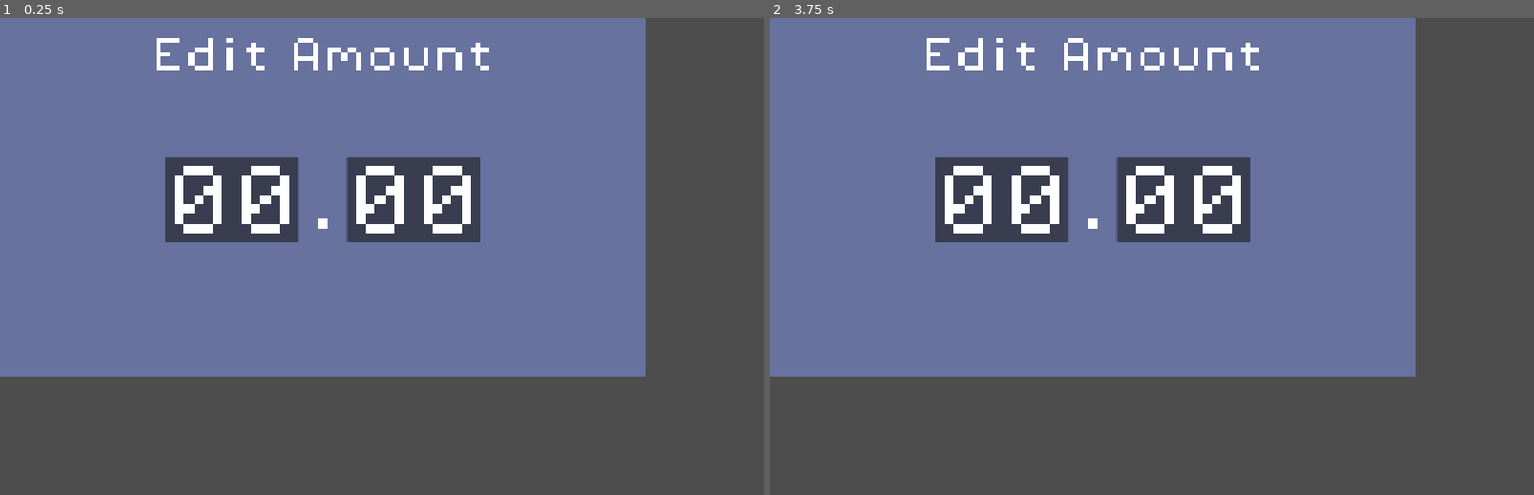
Above: before the commit, frames 1-2 (left to right).
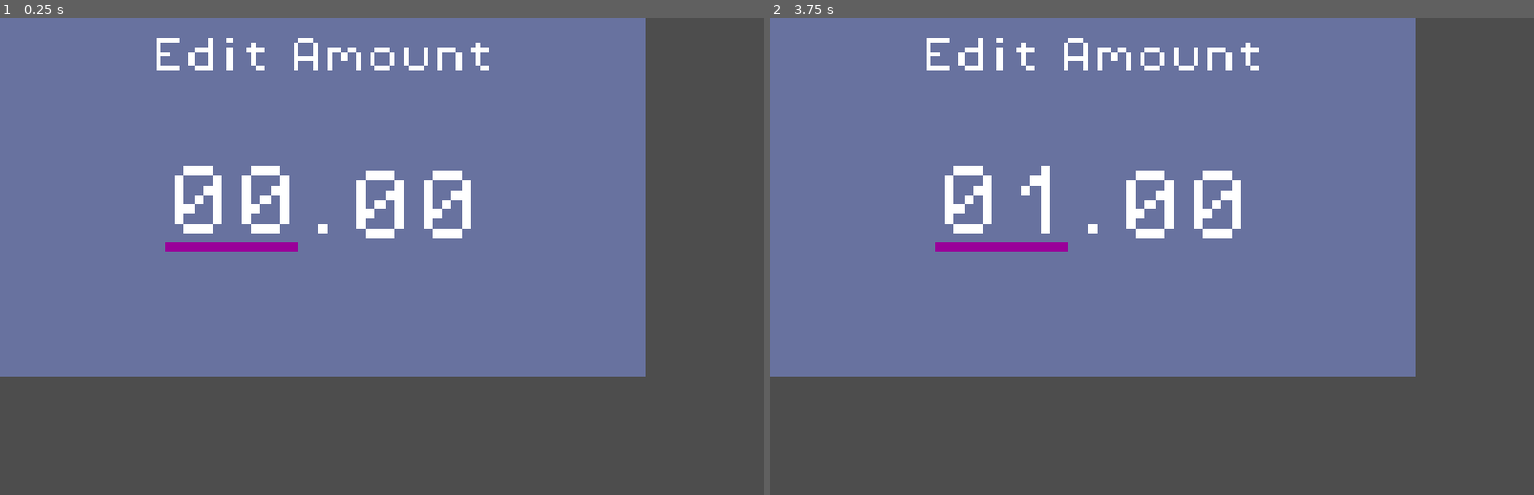
Above: after the commit, the same moments.

Repository: phrasmotica/budget-visualiser
Game: Godot game, scene res://scenes/ui/amount_entry_modal/amount_entry_modal.tscn
The game is run twice, just before and just after one commit, with the same random seed, the same clock (stepped at 60 frames per second) and the same inputs. This scene is started directly instead of the project's main scene.
Inputs:
- Up to frame 1 (0.25 s): no input
- Up to frame 2 (3.75 s): tap Enter at 0.5, 2, 3.5 s; hold Right (ui_right) 0.53-1.28 s; tap Space at 1.25, 2.75 s; hold Down (ui_down) 1.28-2.03 s; hold Right (ui_right) 2.03-2.78 s; hold Up (ui_up) 2.78-3.53 s; hold Left (ui_left) from 3.53 s (still down)

The runs differ from the first frame. In frame 1, 5.0% of the frame differs, in the area x 21-63%, y 29-49%; in frame 2, 5.4%.

Commit message:
Start implementing logic for adjusting money amount with up/down arrow keys in amount entry modal

Diff:
--- a/scenes/ui/amount_edit/amount_edit.gd
+++ b/scenes/ui/amount_edit/amount_edit.gd
@@ -2,6 +2,9 @@
 extends PanelContainer
 
 enum State { IDLE, HIGHLIGHTED }
+
+@onready
+var appearance: AmountEditAppearance = %Appearance
 
 var _state_factory := AmountEditStateFactory.new()
 var _current_state: AmountEditState = null
@@ -17,9 +20,18 @@
 
 	_current_state.setup(
 		self,
-		state_data)
+		state_data,
+		appearance)
 
 	_current_state.state_transition_requested.connect(switch_state)
 	_current_state.name = "AmountEditStateMachine: %s" % str(state)
 
 	call_deferred("add_child", _current_state)
+
+func enable() -> void:
+	if _current_state:
+		_current_state.enable()
+
+func disable() -> void:
+	if _current_state:
+		_current_state.disable()
--- a/scenes/ui/amount_edit/amount_edit.tscn
+++ b/scenes/ui/amount_edit/amount_edit.tscn
@@ -1,11 +1,18 @@
-[gd_scene load_steps=3 format=3 uid="uid://dtev33c4yaaub"]
+[gd_scene load_steps=4 format=3 uid="uid://dtev33c4yaaub"]
 
 [ext_resource type="Theme" uid="uid://c1ktlawkckrai" path="res://themes/theme_pixel.tres" id="1_jiehw"]
 [ext_resource type="Script" uid="uid://2tbp6iu4tifq" path="res://scenes/ui/amount_edit/amount_edit.gd" id="2_julqq"]
+[ext_resource type="Script" uid="uid://r6nkyiqqalqy" path="res://scenes/ui/amount_edit/amount_edit_appearance.gd" id="3_ywxus"]
 
 [node name="AmountEdit" type="PanelContainer"]
 theme = ExtResource("1_jiehw")
+theme_type_variation = &"IdleAmountEditContainer"
 script = ExtResource("2_julqq")
+
+[node name="Appearance" type="Node" parent="." node_paths=PackedStringArray("amount_label")]
+unique_name_in_owner = true
+script = ExtResource("3_ywxus")
+amount_label = NodePath("../MarginContainer/Label")
 
 [node name="MarginContainer" type="MarginContainer" parent="."]
 layout_mode = 2
--- /dev/null
+++ b/scenes/ui/amount_edit/amount_edit_appearance.gd
@@ -0,0 +1,9 @@
+class_name AmountEditAppearance
+extends Node
+
+@export
+var amount_label: Label
+
+func set_amount(amount: int) -> void:
+	if amount_label:
+		amount_label.text = str(amount).pad_zeros(2)
--- a/scenes/ui/amount_edit/states/amount_edit_state.gd
+++ b/scenes/ui/amount_edit/states/amount_edit_state.gd
@@ -5,16 +5,25 @@
 
 var _amount_edit: AmountEdit = null
 var _state_data: AmountEditStateData = null
+var _appearance: AmountEditAppearance = null
 
 func setup(
 	amount_edit: AmountEdit,
 	state_data: AmountEditStateData,
+	appearance: AmountEditAppearance,
 ) -> void:
 	_amount_edit = amount_edit
 	_state_data = state_data
+	_appearance = appearance
 
 func transition_state(
 	new_state: AmountEdit.State,
 	state_data := AmountEditStateData.new(),
 ) -> void:
 	state_transition_requested.emit(new_state, state_data)
+
+func enable() -> void:
+	pass
+
+func disable() -> void:
+	pass
--- a/scenes/ui/amount_edit/states/amount_edit_state_highlighted.gd
+++ b/scenes/ui/amount_edit/states/amount_edit_state_highlighted.gd
@@ -1,5 +1,32 @@
 class_name AmountEditStateHighlighted
 extends AmountEditState
 
+var _amount := 0
+
 func _enter_tree() -> void:
 	print("%s is now highlighted" % _amount_edit.name)
+
+	_amount_edit.theme_type_variation = "HighlightedAmountEditContainer"
+
+	SignalHelper.persist(
+		GridInput.move_up,
+		_on_move_up
+	)
+
+	SignalHelper.persist(
+		GridInput.move_down,
+		_on_move_down
+	)
+
+func _on_move_up() -> void:
+	_amount = mini(99, _amount + 1)
+
+	_appearance.set_amount(_amount)
+
+func _on_move_down() -> void:
+	_amount = maxi(0, _amount - 1)
+
+	_appearance.set_amount(_amount)
+
+func disable() -> void:
+	transition_state(AmountEdit.State.IDLE)
--- a/scenes/ui/amount_edit/states/amount_edit_state_idle.gd
+++ b/scenes/ui/amount_edit/states/amount_edit_state_idle.gd
@@ -3,3 +3,10 @@
 
 func _enter_tree() -> void:
 	print("%s is now idle" % _amount_edit.name)
+
+	_amount_edit.theme_type_variation = "IdleAmountEditContainer"
+
+	_appearance.set_amount(0)
+
+func enable() -> void:
+	transition_state(AmountEdit.State.HIGHLIGHTED)
--- a/scenes/ui/amount_entry_modal/amount_entry_modal.gd
+++ b/scenes/ui/amount_entry_modal/amount_entry_modal.gd
@@ -3,11 +3,14 @@
 
 enum State { HIDDEN, SHOWN }
 
+@onready
+var appearance: AmountEntryModalAppearance = %Appearance
+
 var _state_factory := AmountEntryModalStateFactory.new()
 var _current_state: AmountEntryModalState = null
 
 func _ready() -> void:
-	switch_state(AmountEntryModal.State.HIDDEN)
+	switch_state(AmountEntryModal.State.SHOWN)
 
 func switch_state(state: State, state_data := AmountEntryModalStateData.new()) -> void:
 	if _current_state != null:
@@ -17,7 +20,8 @@
 
 	_current_state.setup(
 		self,
-		state_data)
+		state_data,
+		appearance)
 
 	_current_state.state_transition_requested.connect(switch_state)
 	_current_state.name = "AmountEntryModalStateMachine: %s" % str(state)
--- a/scenes/ui/amount_entry_modal/amount_entry_modal.tscn
+++ b/scenes/ui/amount_entry_modal/amount_entry_modal.tscn
@@ -1,8 +1,9 @@
-[gd_scene load_steps=4 format=3 uid="uid://dw7xjnqey7y0y"]
+[gd_scene load_steps=5 format=3 uid="uid://dw7xjnqey7y0y"]
 
 [ext_resource type="Theme" uid="uid://c1ktlawkckrai" path="res://themes/theme_pixel.tres" id="1_wumc0"]
 [ext_resource type="PackedScene" uid="uid://dtev33c4yaaub" path="res://scenes/ui/amount_edit/amount_edit.tscn" id="2_8gaj6"]
 [ext_resource type="Script" uid="uid://v2v0n4dsl33v" path="res://scenes/ui/amount_entry_modal/amount_entry_modal.gd" id="2_218fl"]
+[ext_resource type="Script" uid="uid://b3ek0xt6yv316" path="res://scenes/ui/amount_entry_modal/amount_entry_modal_appearance.gd" id="2_dmink"]
 
 [node name="AmountEntryModal" type="PanelContainer"]
 custom_minimum_size = Vector2(1080, 600)
@@ -11,6 +12,12 @@
 theme = ExtResource("1_wumc0")
 theme_type_variation = &"AmountEntryModalContainer"
 script = ExtResource("2_218fl")
+
+[node name="Appearance" type="Node" parent="." node_paths=PackedStringArray("edit_major", "edit_minor")]
+unique_name_in_owner = true
+script = ExtResource("2_dmink")
+edit_major = NodePath("../MarginContainer/VBoxContainer/HBoxContainer/AmountEditMajor")
+edit_minor = NodePath("../MarginContainer/VBoxContainer/HBoxContainer/AmountEditMinor")
 
 [node name="MarginContainer" type="MarginContainer" parent="."]
 layout_mode = 2
--- /dev/null
+++ b/scenes/ui/amount_entry_modal/amount_entry_modal_appearance.gd
@@ -0,0 +1,15 @@
+class_name AmountEntryModalAppearance
+extends Node
+
+@export
+var edit_major: AmountEdit
+
+@export
+var edit_minor: AmountEdit
+
+func for_shown() -> void:
+	if edit_major:
+		edit_major.enable()
+
+	if edit_minor:
+		edit_minor.disable()
--- a/scenes/ui/amount_entry_modal/states/amount_entry_modal_state.gd
+++ b/scenes/ui/amount_entry_modal/states/amount_entry_modal_state.gd
@@ -5,13 +5,16 @@
 
 var _amount_entry_modal: AmountEntryModal = null
 var _state_data: AmountEntryModalStateData = null
+var _appearance: AmountEntryModalAppearance = null
 
 func setup(
 	amount_entry_modal: AmountEntryModal,
 	state_data: AmountEntryModalStateData,
+	appearance: AmountEntryModalAppearance,
 ) -> void:
 	_amount_entry_modal = amount_entry_modal
 	_state_data = state_data
+	_appearance = appearance
 
 func transition_state(
 	new_state: AmountEntryModal.State,
--- a/scenes/ui/amount_entry_modal/states/amount_entry_modal_state_shown.gd
+++ b/scenes/ui/amount_entry_modal/states/amount_entry_modal_state_shown.gd
@@ -3,3 +3,5 @@
 
 func _enter_tree() -> void:
 	print("%s is now shown" % _amount_entry_modal.name)
+
+	_appearance.for_shown()
--- a/themes/theme_pixel.tres
+++ b/themes/theme_pixel.tres
@@ -7,6 +7,11 @@
 
 [sub_resource type="StyleBoxFlat" id="StyleBoxFlat_ptva7"]
 bg_color = Color(0.2, 0, 0.2, 1)
+
+[sub_resource type="StyleBoxFlat" id="StyleBoxFlat_l5dxd"]
+bg_color = Color(0.6, 0.6, 0.6, 0)
+border_width_bottom = 16
+border_color = Color(0.6, 0, 0.6, 1)
 
 [sub_resource type="StyleBoxFlat" id="StyleBoxFlat_fc6h1"]
 bg_color = Color(0.6, 0.6, 0.6, 0)
@@ -18,6 +23,9 @@
 
 [sub_resource type="StyleBoxFlat" id="StyleBoxFlat_muggs"]
 bg_color = Color(0.6, 0, 0.6, 1)
+
+[sub_resource type="StyleBoxFlat" id="StyleBoxFlat_s26k0"]
+bg_color = Color(0.6, 0.6, 0.6, 0)
 
 [sub_resource type="StyleBoxFlat" id="StyleBoxFlat_k6d5u"]
 bg_color = Color(0.6, 0.6, 0.6, 0)
@@ -36,10 +44,14 @@
 AmountEntryModalContainer/styles/panel = SubResource("StyleBoxFlat_5twxo")
 DimmedCategoryCellContainer/base_type = &"PanelContainer"
 DimmedCategoryCellContainer/styles/panel = SubResource("StyleBoxFlat_ptva7")
+HighlightedAmountEditContainer/base_type = &"PanelContainer"
+HighlightedAmountEditContainer/styles/panel = SubResource("StyleBoxFlat_l5dxd")
 HighlightedMonthGridContainer/base_type = &"PanelContainer"
 HighlightedMonthGridContainer/styles/panel = SubResource("StyleBoxFlat_fc6h1")
 HighlightedPanelContainer/base_type = &"PanelContainer"
 HighlightedPanelContainer/styles/panel = SubResource("StyleBoxFlat_muggs")
+IdleAmountEditContainer/base_type = &"PanelContainer"
+IdleAmountEditContainer/styles/panel = SubResource("StyleBoxFlat_s26k0")
 IdleMonthGridContainer/base_type = &"PanelContainer"
 IdleMonthGridContainer/styles/panel = SubResource("StyleBoxFlat_k6d5u")
 IdlePanelContainer/base_type = &"PanelContainer"
Not shown, added: scenes/ui/amount_edit/amount_edit_appearance.gd.uid
Not shown, added: scenes/ui/amount_entry_modal/amount_entry_modal_appearance.gd.uid
Not shown: 1 places in themes/theme_pixel.tres that only renumber resources
